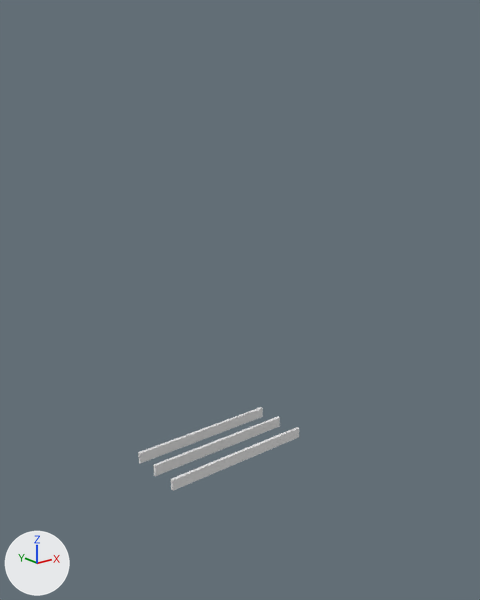
A saved change to the Blender file assets/models/watch_tower/watch_tower.blend.
The view is the same before and after, from a 50 mm lens placed at (-23.7, -32.8, 0.6), pointed at (0.2, -2.9, -11.4). Arrows for +X, +Y and +Z are at lower left; the lights stay in place. The picture after the commit comes second. The same objects are shown in both versions, whatever each file hides.

Objects in the first picture: 'beams'.
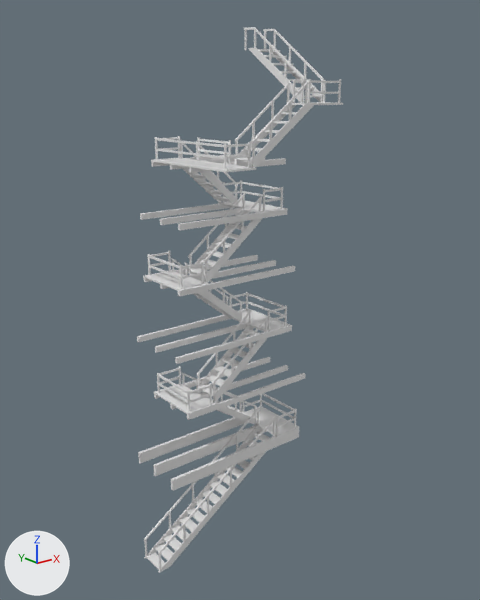
The change, as a diff of the scene's bpy script:
```diff
--- a/assets/models/watch_tower/watch_tower.blend.py
+++ b/assets/models/watch_tower/watch_tower.blend.py
@@ me_cube_064 @@
 # used by ob_beams; location = (-0.44, -3.78, -21.35); scale = (5.0, 0.1, 0.35)
-me_cube_064.from_pydata(...)  # 24 vertices, 18 faces; spans x -1.0..1.0, y -1.0..38.9, z -1.0..1.0
+me_cube_064.from_pydata(...)  # 144 vertices, 108 faces; spans x -5.1..5.7, y -0.1..5.0, z -0.3..18.1
+# me_cube_064 part 1: a new loose piece, a box spanning x -5.13..5.0, y -0.1..0.1, z -0.35..0.35
+# me_cube_064 part 2: a new loose piece, a box spanning x -5.09..5.0, y 3.69..3.89, z -0.35..0.35
+# me_cube_064 part 3: a new loose piece, a box spanning x -5.11..5.0, y 1.86..2.06, z -0.35..0.35
+# me_cube_064 part 4: the loose piece of 8 vertices spanning x -1.0..1.0, y -1.0..1.0, z -1.0..1.0 is scaled about its middle by (-4.65, -0.1, 0.169), then moved by (1.0, 2.0, 3.9)
+# me_cube_064 part 5: the loose piece of 8 vertices spanning x -1.0..1.0, y 18.6..20.6, z -1.0..1.0 is scaled about its middle by (-4.68, -0.1, 0.169), then moved by (1.0, -15.7, 3.9)
+# me_cube_064 part 6: the loose piece of 8 vertices spanning x -1.0..1.0, y 36.9..38.9, z -1.0..1.0 is scaled about its middle by (-4.66, -0.1, 0.169), then moved by (1.0, -37.7, 3.9)
+# me_cube_064 part 7: a new loose piece, a box spanning x -4.4..4.32, y 0.16..0.36, z 7.38..7.72
+# me_cube_064 part 8: a new loose piece, a box spanning x -4.38..4.32, y 4.42..4.63, z 7.38..7.72
+# me_cube_064 part 9: a new loose piece, a box spanning x -4.4..4.32, y 2.31..2.51, z 7.38..7.72
+# me_cube_064 part 10: a new loose piece, a box spanning x -3.8..4.92, y 2.44..2.64, z 11.11..11.44
+# me_cube_064 part 11: a new loose piece, a box spanning x -3.8..4.9, y 0.61..0.81, z 11.11..11.44
+# me_cube_064 part 12: a new loose piece, a box spanning x -3.8..4.93, y 4.3..4.5, z 11.11..11.44
+# me_cube_064 part 13: a new loose piece, a box spanning x -2.63..4.23, y 0.93..1.13, z 17.78..18.12
+# me_cube_064 part 14: a new loose piece, a box spanning x -2.63..4.24, y 4.81..5.01, z 17.78..18.12
+# me_cube_064 part 15: a new loose piece, a box spanning x -2.63..4.23, y 2.85..3.05, z 17.78..18.12
+# me_cube_064 part 16: a new loose piece, a box spanning x -3.63..4.16, y 0.63..0.84, z 14.79..15.13
+# me_cube_064 part 17: a new loose piece, a box spanning x -3.61..4.16, y 4.69..4.89, z 14.79..15.13
+# me_cube_064 part 18: a new loose piece, a box spanning x -3.63..4.16, y 2.52..2.72, z 14.79..15.13
@@ me_railings @@
+me_railings.from_pydata(...)  # 1416 vertices, 1058 faces; spans x -6.3..21.1, y -3.6..3.2, z -2.0..19.3
@@ me_stairs @@
+me_stairs.from_pydata(...)  # 560 vertices, 418 faces; spans x -0.9..11.2, y -3.1..4.1, z -0.4..29.6
@@ ob_beams @@
 ob_beams.location = (-0.44, -3.78, -21.35)
-ob_beams.scale = (5.0, 0.1, 0.35)
@@ ob_railings @@
+ob_railings = bpy.data.objects.new('railings', me_railings)
+ob_railings.location = (-1.97, -2.0, -22.7)
+ob_railings.rotation_euler = (0.0, -0.585, 0.0)  # degrees (0, -34, 0)
@@ ob_stairs @@
+ob_stairs = bpy.data.objects.new('stairs', me_stairs)
+ob_stairs.location = (-5.6, -2.81, -26.6)
```

Boxes [x1, y1, x2, y2] around the edits, measured in the pictures (480 x 600 px; the box of a moved part takes in the faces that stretch with it):
'railings', added: after [144, 27, 341, 572]
'beams', reshaped, rescaled (298% taller): before [138, 407, 299, 491]; after [137, 154, 305, 491]
'stairs', added: after [144, 49, 343, 570]
part 1 of me_cube_064, added: after [171, 428, 299, 491]
part 2 of me_cube_064, added: after [138, 417, 246, 464]
part 3 of me_cube_064, added: after [153, 425, 267, 476]
part 4 of me_cube_064, moved or reshaped: before [171, 427, 299, 491]; after [170, 365, 288, 409]
part 5 of me_cube_064, moved or reshaped: before [153, 417, 280, 476]; after [154, 357, 270, 399]
part 6 of me_cube_064, moved or reshaped: before [138, 407, 263, 464]; after [187, 373, 305, 420]
part 7 of me_cube_064, added: after [175, 327, 292, 364]
part 8 of me_cube_064, added: after [137, 315, 232, 342]
part 9 of me_cube_064, added: after [155, 323, 248, 353]
part 10 of me_cube_064, added: after [160, 260, 276, 289]
part 11 of me_cube_064, added: after [178, 266, 295, 296]
part 12 of me_cube_064, added: after [143, 255, 258, 282]
part 13 of me_cube_064, added: after [189, 158, 286, 173]
part 14 of me_cube_064, added: after [151, 154, 235, 167]
part 15 of me_cube_064, added: after [170, 158, 265, 169]
part 16 of me_cube_064, added: after [178, 210, 287, 230]
part 17 of me_cube_064, added: after [140, 204, 231, 220]
part 18 of me_cube_064, added: after [160, 208, 253, 225]
